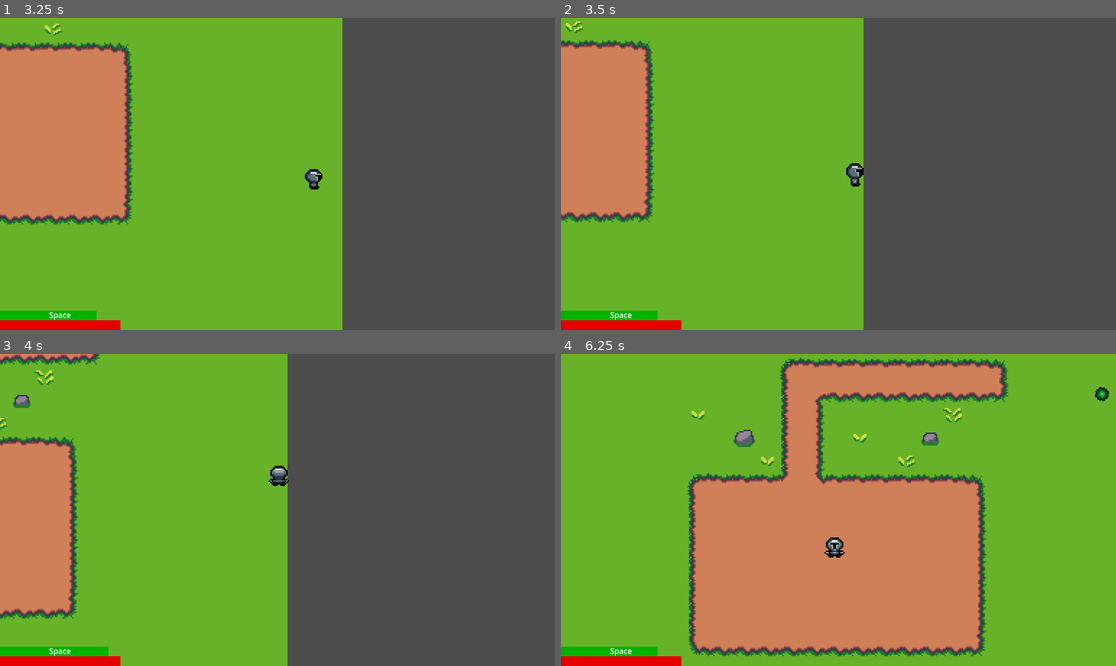
Above: before the commit, frames 1-4 (two rows, left to right).
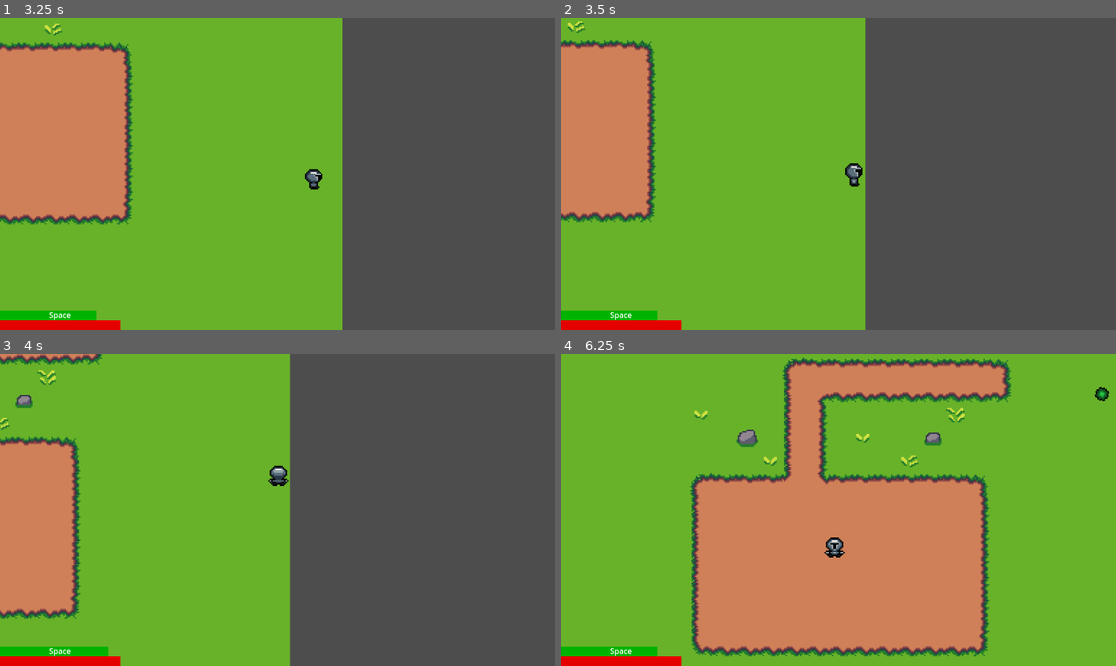
Above: after the commit, the same moments.

Repository: boothe0/CS386GodotProject
Game: Godot game, scene res://scenes/title_screen.tscn
Two runs of this game, one before a commit and one after it. Both use one fixed random seed, a clock stepped at 60 frames per second and the inputs below.
Inputs (mouse positions are in pixels of both pictures, inside the frame that each line leads up to):
- Up to frame 1 (3.25 s): click "Start" at 0.5 s; move the mouse to (399, 158) at 1.27 s; hold D (move_right) 1.28-2.03 s; click (399, 158) at 1.35 s; move the mouse to (166, 189) at 2.02 s; hold S (move_down) 2.03-2.78 s; tap Space (dodge) at 2.1 s; move the mouse to (333, 105) at 2.77 s; hold D (move_right) from 2.78 s (still down); right-click (333, 105) at 2.85 s
- Up to frame 2 (3.5 s): keep holding D (move_right)
- Up to frame 3 (4 s): move the mouse to (249, 572) at 3.52 s; release D (move_right) at 3.53 s; hold W (move_up) from 3.53 s (still down); tap F (use_potion) at 3.6 s
- Up to frame 4 (6.25 s): move the mouse to (1005, 556) at 4.27 s; release W (move_up) at 4.28 s; hold A (move_left) 4.28-5.78 s; click (1005, 556) at 4.35 s; move the mouse to (672, 463) at 5.02 s; tap Space (dodge) at 5.1 s; move the mouse to (866, 510) at 5.77 s; hold S (move_down) from 5.78 s (still down); right-click (866, 510) at 5.85 s

Frame 1 is identical in both runs. In frame 2, 1.9% of the frame differs, in the area x 0-55%, y 0-100%; in frame 3, 2.4%; in frame 4, 6.5%, in the area x 22-82%, y 1-97%.

Commit message:
Adjusted the player hitbox

Diff:
--- a/cs386gameproject/scenes/player.tscn
+++ b/cs386gameproject/scenes/player.tscn
@@ -161,8 +161,8 @@
 }]
 
 [sub_resource type="CapsuleShape2D" id="CapsuleShape2D_nrny4"]
-radius = 4.0
-height = 10.0
+radius = 6.0
+height = 14.0
 
 [node name="Player" type="CharacterBody2D"]
 script = ExtResource("1_ucs4q")
@@ -172,6 +172,7 @@
 sprite_frames = SubResource("SpriteFrames_n6mil")
 animation = &"idle_down"
 autoplay = "idle_down"
+frame_progress = 0.884531
 
 [node name="CollisionShape2D" type="CollisionShape2D" parent="."]
 shape = SubResource("CapsuleShape2D_nrny4")
